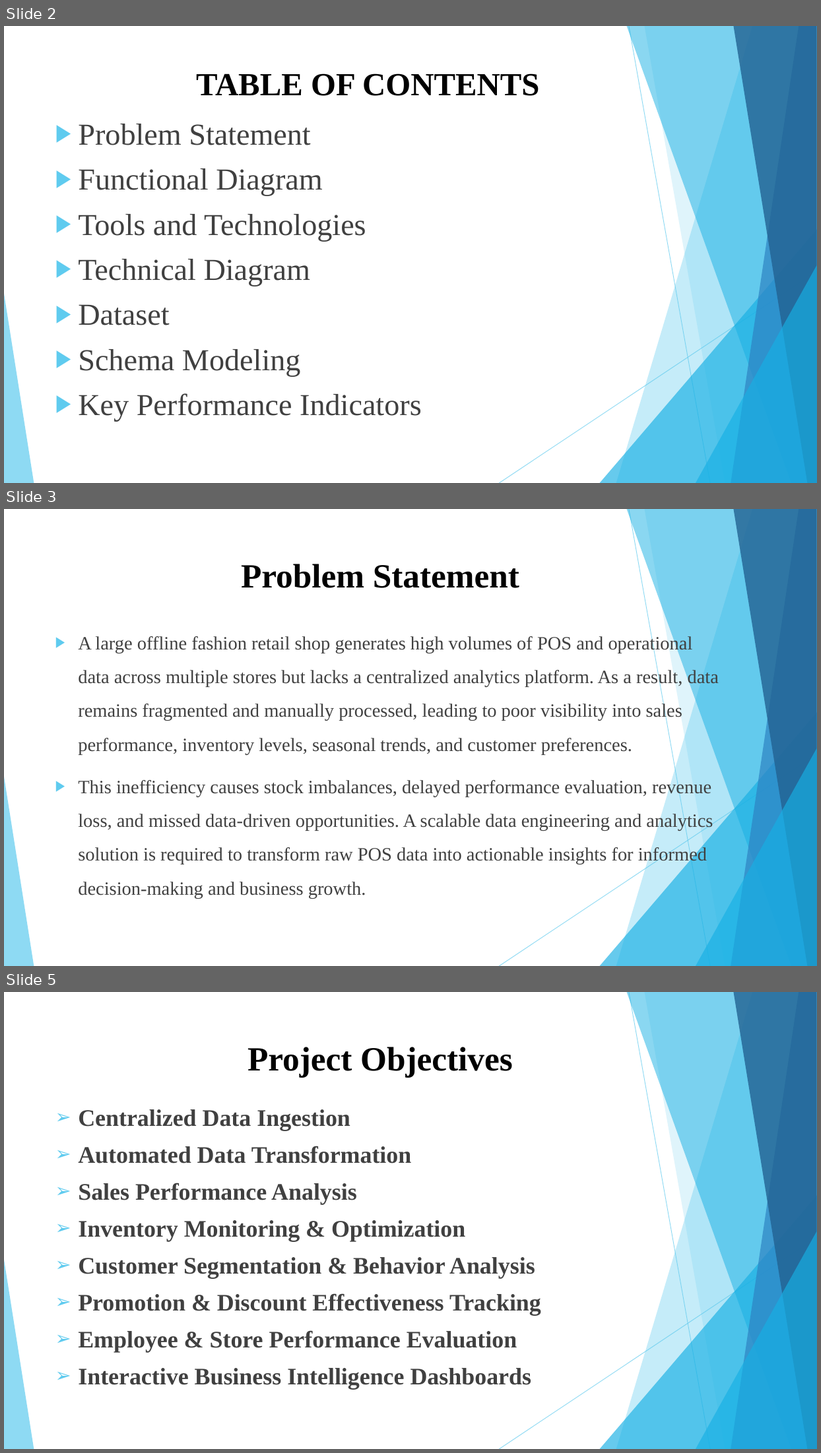
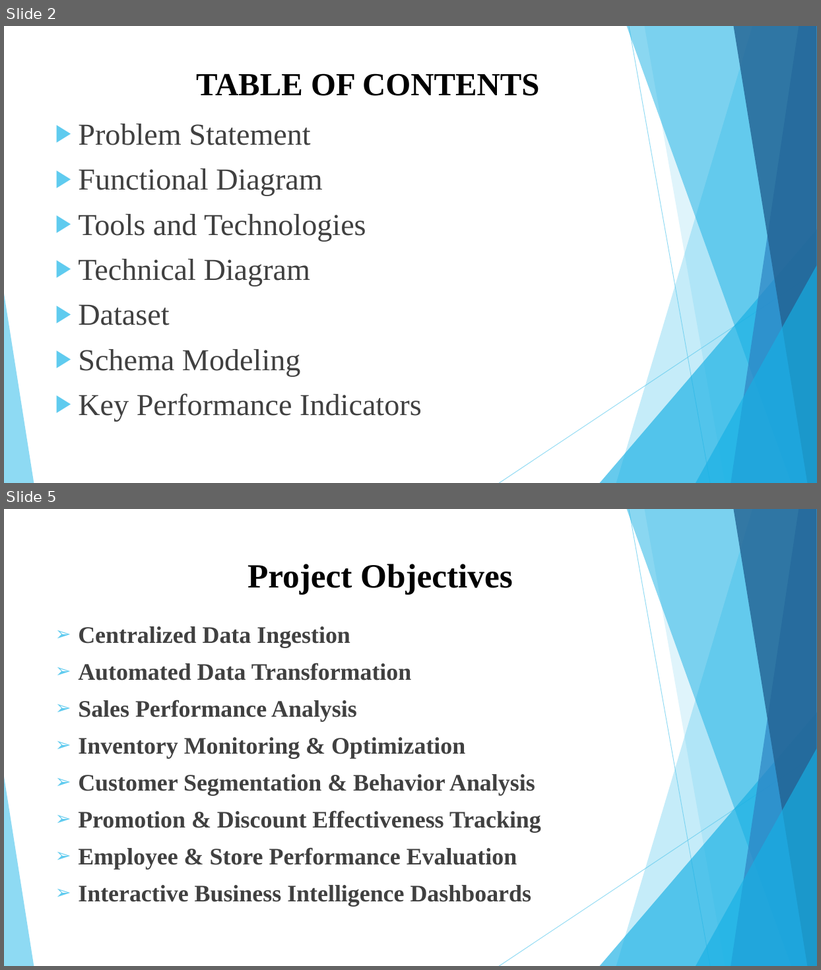
Before and after one commit to HemalaR/Smart-Analytics-For-Fashion-Sales, a slide deck: Smart Retail Analytics for Fashion Sales (1).pptx. Shown one above the other, each under a label of ours: slides 2, 3 and 5 before the commit, slides 2 and 5 after it; the slides between them are not shown. The pictures are 821x1453 and 821x970 pixels, drawn with LibreOffice and Linux fonts; fonts in the diff are those of the drawing. Boxes give left, top, right and bottom in pixels: in the first picture for what was removed or moved away, otherwise in the second. Text is boxed around its words. In the diff, an @@ line names an element or a change of style, - is before the commit and + after.

```diff
--- a/Smart Retail Analytics for Fashion Sales (1).pptx
+++ b/Smart Retail Analytics for Fashion Sales (1).pptx
@@ slide 3 removed at [4,509,817,966], background #FFFFFF; not listed: 10 template elements that a slide beside it also shows @@
@@ title removed at [241,564,519,588] @@
-Problem Statement
@@ text removed at [78,635,719,899] @@
-▶ A large offline fashion retail shop generates high volumes of POS and operational data across multiple stores but lacks a centralized analytics platform. As a result, data remains fragmented and manually processed, leading to poor visibility into sales performance, inventory levels, seasonal trends, and customer preferences.
-▶ This inefficiency causes stock imbalances, delayed performance evaluation, revenue loss, and missed data-driven opportunities. A scalable data engineering and analytics solution is required to transform raw POS data into actionable insights for informed decision-making and business growth.
```
Also in this commit, not shown: 4 slides changed, 2 slides added, 1 other slide removed, 3 other files.
